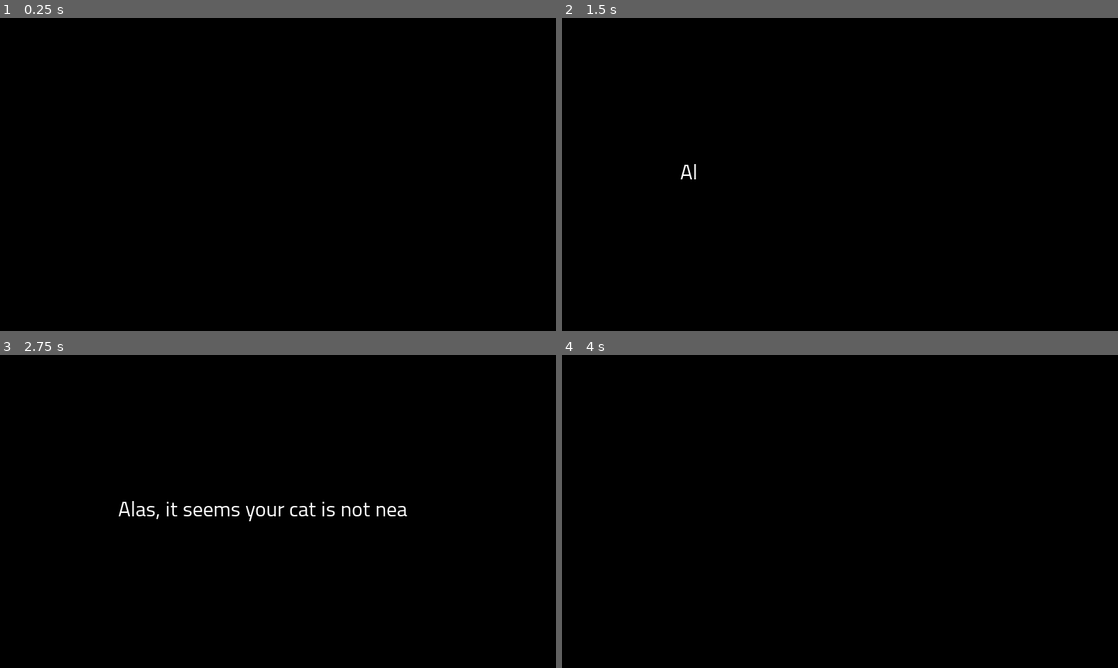
Above: before the commit, frames 1-4 (two rows, left to right).
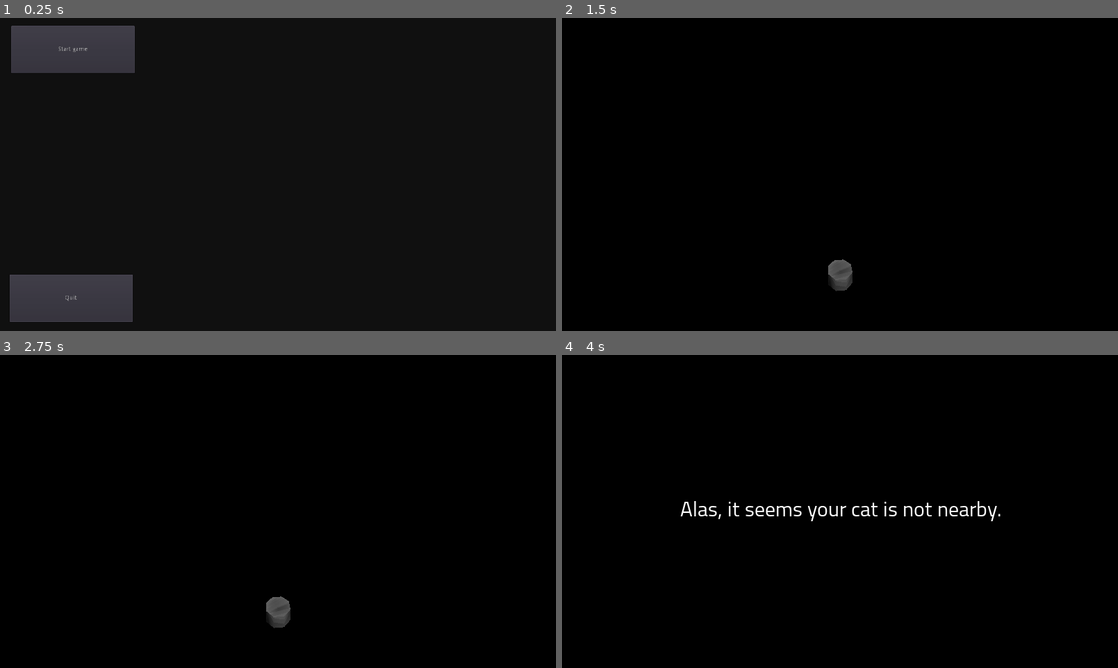
Above: after the commit, the same moments.

Repository: toolness/cat-in-the-coop
Game: Godot game, scene res://Menu.tscn
Same seed, same stepped clock (60 frames per second), same inputs: the game is played once before the commit and once after it. Before the commit the project starts from res://assets/Cooper_Hewitt/Cooper_Hewitt_Level.tscn.
Inputs (mouse positions are in pixels of both pictures, inside the frame that each line leads up to):
- Up to frame 1 (0.25 s): no input
- Up to frame 2 (1.5 s): click (634, 49) at 0.5 s, where only the run after the commit has a clickable "Start game"; tap Enter at 1.25 s; move the mouse to (867, 174) at 1.27 s; hold W (movement_forward) from 1.28 s (still down); click (867, 174) at 1.35 s
- Up to frame 3 (2.75 s): keep holding W (movement_forward); tap Space (movement_jump) at 1.52, 2.27 s; move the mouse to (250, 511) at 2.02 s; tap F (flashlight) at 2.1 s
- Up to frame 4 (4 s): keep holding W (movement_forward); move the mouse to (851, 505) at 2.77 s; hold Shift (movement_sprint) 2.78-3.53 s; move the mouse to (834, 517) at 3.52 s; click (834, 517) at 3.6 s; tap Space (movement_jump) at 3.77 s

The runs differ from the first frame. In frame 1, 6.7% of the frame differs, in the area x 1-25%, y 2-98%; in frame 2, 0.4%; in frame 3, 1.1%; in frame 4, 0.8%.

Commit message:
Make menu the start scene.

Diff:
--- a/project.godot
+++ b/project.godot
@@ -33,7 +33,7 @@
 [application]
 
 config/name="Godot FPS"
-run/main_scene="res://assets/Cooper_Hewitt/Cooper_Hewitt_Level.tscn"
+run/main_scene="res://Menu.tscn"
 config/icon="res://icon.png"
 
 [display]
